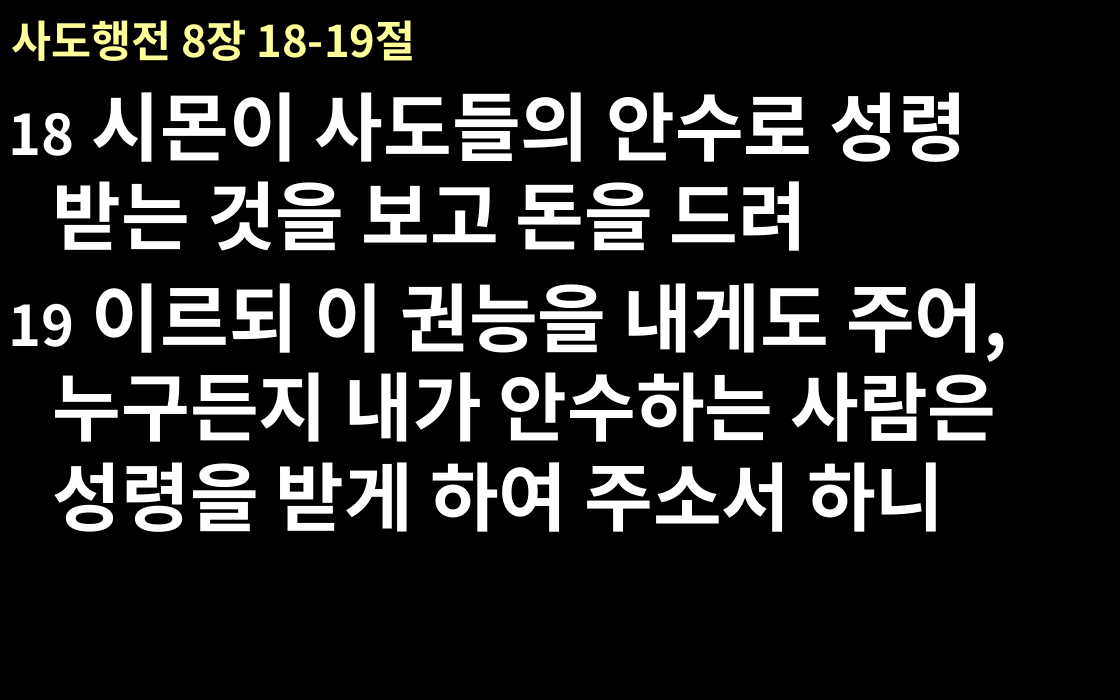
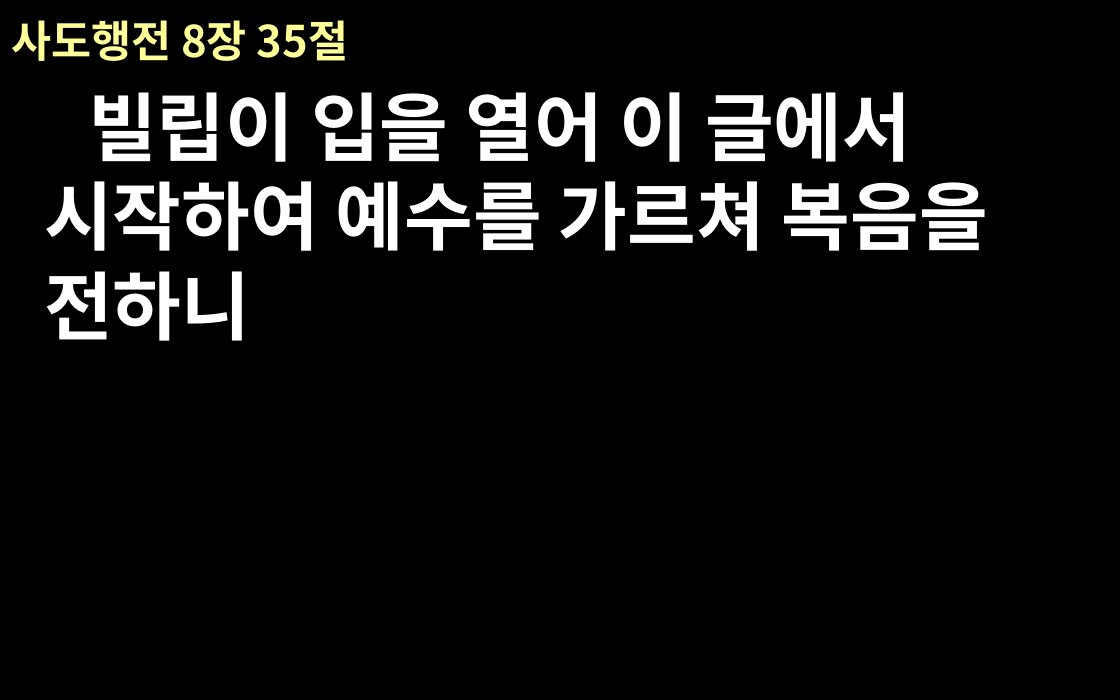
Before and after one commit to euskate/bible_ppt_class, a slide deck: slide 10 of new-file-name.pptx (slide 18 before the commit). Drawn at 1120x700 pixels with LibreOffice and Linux fonts; fonts in the diff are those of the drawing. Boxes give left, top, right and bottom in pixels: in the first picture for what was removed or moved away, otherwise in the second. Text is boxed around its words. In the diff, an @@ line names an element or a change of style, - is before the commit and + after.

```diff
--- a/new-file-name.pptx
+++ b/new-file-name.pptx
@@ title at (11, 20, 348, 61): text changed @@
-사도행전 8장 18-19절
+사도행전 8장 35절
@@ text at (44, 92, 988, 341): text changed @@
-18 시몬이 사도들의 안수로 성령 받는 것을 보고 돈을 드려
-19 이르되 이 권능을 내게도 주어, 누구든지 내가 안수하는 사람은 성령을 받게 하여 주소서 하니
+빌립이 입을 열어 이 글에서 시작하여 예수를 가르쳐 복음을 전하니
```
Also in this commit, not shown: 18 other slides changed, 2 slides added, 1 slide removed, 3 other files.
